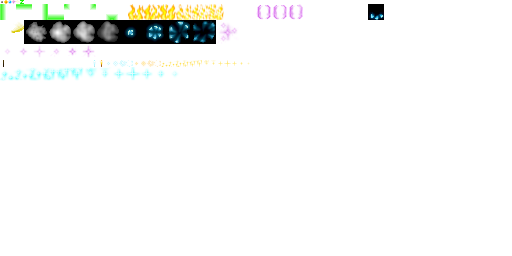
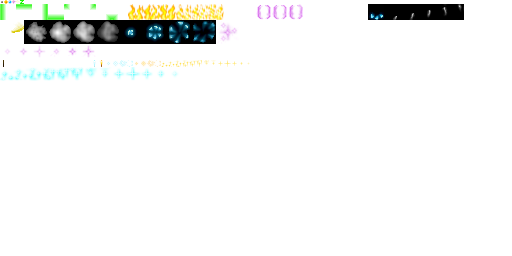
Layers edited between the first and the second (512, 256) image:
painted on "Background" over (384, 4, 464, 20)
